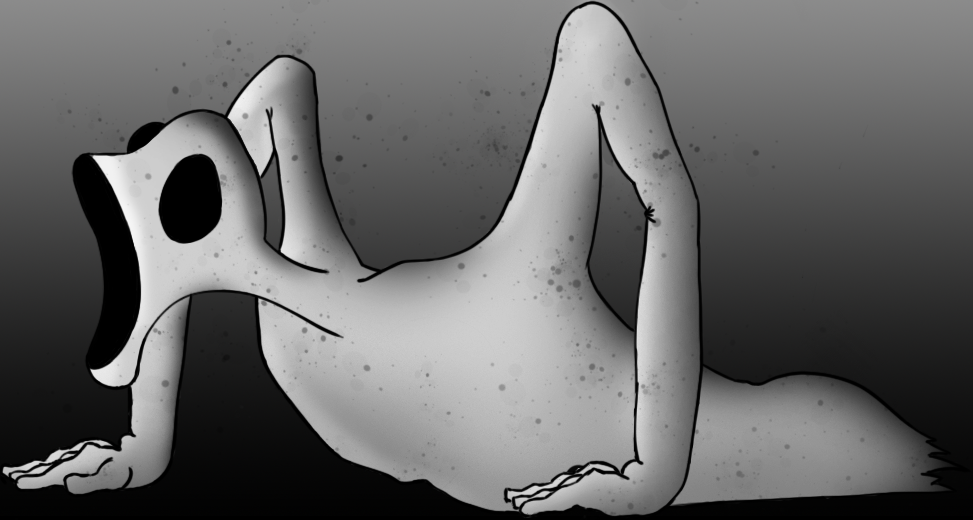
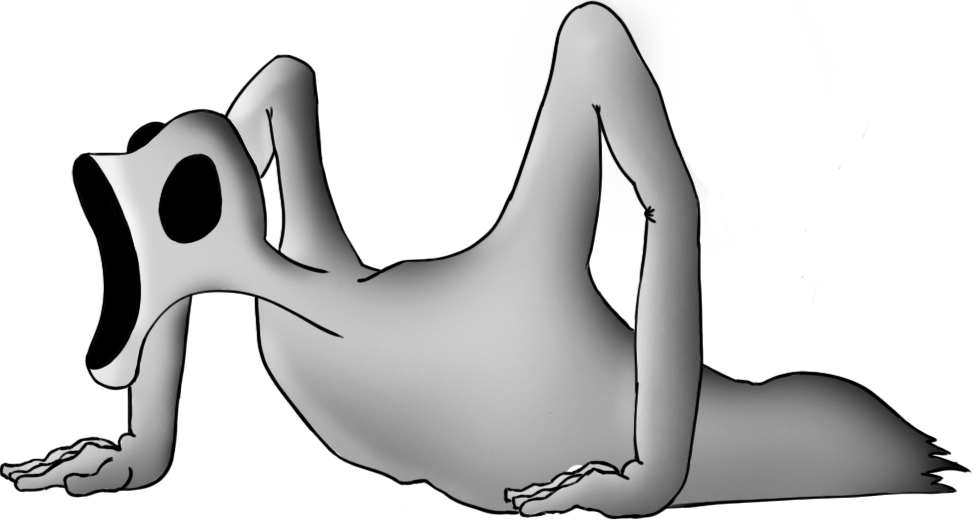
Layer changes from the first 973px x 520px image to the second:
removed layer "Capa 4" over [5, 0, 973, 520]
removed layer "Capa 10" from group "Grupo 1" over [0, 0, 973, 520]
